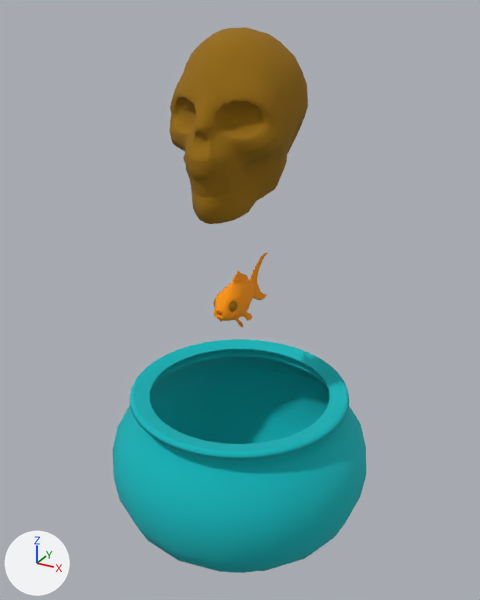
An edit to the OBJ model GoldFish/Grouped Models/GoldfishBowlSkull.obj, drawn before and after from the same camera.
Camera for both pictures: a 50 mm lens placed at (42.2, -76.6, 69.1), pointed at (-0.4, 0.8, 30.4). Every picture has the same lights, and +X, +Y and +Z are marked at lower left. Where no turn or scale is listed for an object, it has been applied to the vertices. Vertices at the same position are counted once.

Script lines for the objects in view, before the commit:
```python
me_goldfishbowlskull = bpy.data.meshes.new('GoldfishBowlSkull')
me_goldfishbowlskull.from_pydata(...)  # 9315 vertices, 7798 faces; spans x -19.8..19.8, y -20.1..20.1, z -10.3..66.9
# faces by material slot: [726, 5700, 1372]
me_goldfishbowlskull.materials.append(mat_lambert4sg)  # orange #ff9700
me_goldfishbowlskull.materials.append(mat_lambert2sg)  # cyan #00b6bc
me_goldfishbowlskull.materials.append(mat_lambert3sg)  # yellow #976c00
ob_goldfishbowlskull = bpy.data.objects.new('GoldfishBowlSkull', me_goldfishbowlskull)
ob_goldfishbowlskull.location = (0.0, 0.0, 0.0)
```
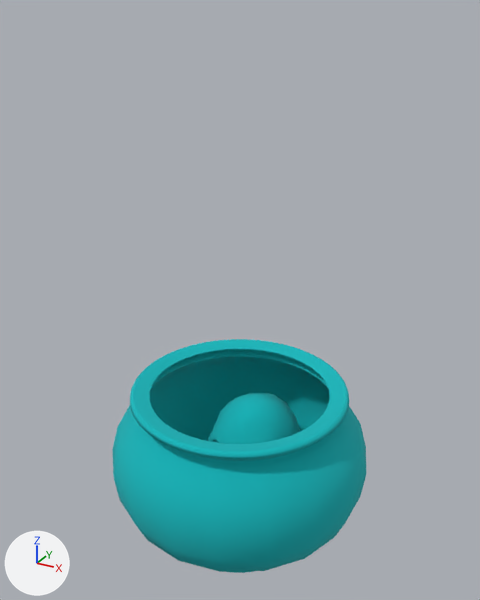
What the commit changed:
me_goldfishbowlskull has 9315 vertices, 7798 faces and spans x -19.8..19.8, y -20.1..20.1, z -10.3..66.9.
me_goldfishbowlskull is used by ob_goldfishbowlskull; location (0.0, 0.0, 0.0).
me_goldfishbowlskull part 1: the loose piece of 758 vertices spanning x -2.2..1.8, y -5.7..9.1, z 27.6..35.3 is turned -53.4 degrees about the z axis through its middle, then moved by (6.3, -9.3, -24.6).
me_goldfishbowlskull part 2: the loose piece of 527 vertices spanning x -9.0..7.6, y -9.3..12.7, z 43.8..66.9 is turned -12.4 degrees about the x axis through its middle and scaled by 0.892, then moved by (0.0, 4.5, -55.4), in mat_lambert2sg (cyan #00b6bc).
me_goldfishbowlskull part 3: the loose piece of 382 vertices spanning x -0.4..1.6, y -4.6..-2.7, z 30.5..32.5 is turned -53.4 degrees about the z axis through its middle, then moved by (1.7, -7.7, -24.6).
me_goldfishbowlskull part 4: the loose piece of 80 vertices spanning x -4.7..3.3, y -8.5..-3.6, z 47.4..50.8 is turned -12.4 degrees about the x axis through its middle and scaled by 0.892, then moved by (0.0, 4.3, -53.1).

Boxes (x1, y1, x2, y2) around the edits, measured in the pictures (480 x 600 px; the box of a moved part takes in the faces that stretch with it):
'GoldfishBowlSkull', reshaped (57% shorter)
    before: (112, 27, 366, 573)
    after: (112, 339, 366, 573)
part 1 of me_goldfishbowlskull, moved or reshaped (not visible afterwards)
    before: (214, 253, 267, 327)
part 2 of me_goldfishbowlskull, moved or reshaped
    before: (169, 27, 308, 224)
    after: (207, 393, 300, 444)
part 3 of me_goldfishbowlskull, moved or reshaped (not visible afterwards)
    before: (229, 301, 237, 312)
part 4 of me_goldfishbowlskull, moved or reshaped (not visible afterwards)
    before: (186, 169, 247, 198)
